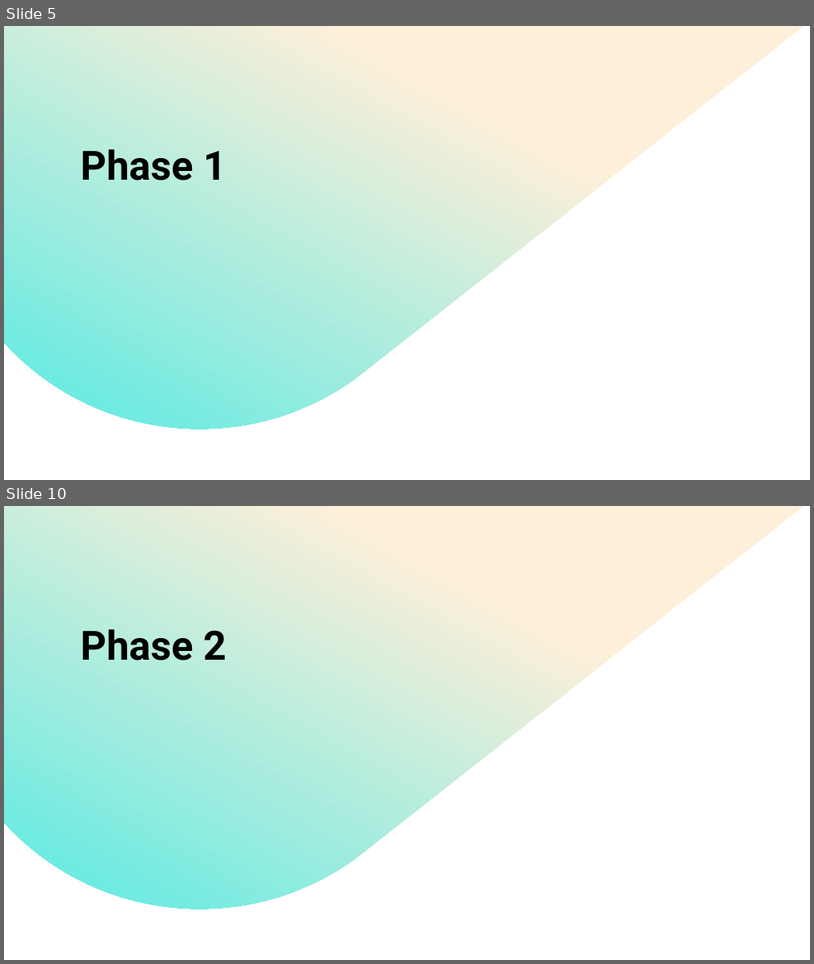
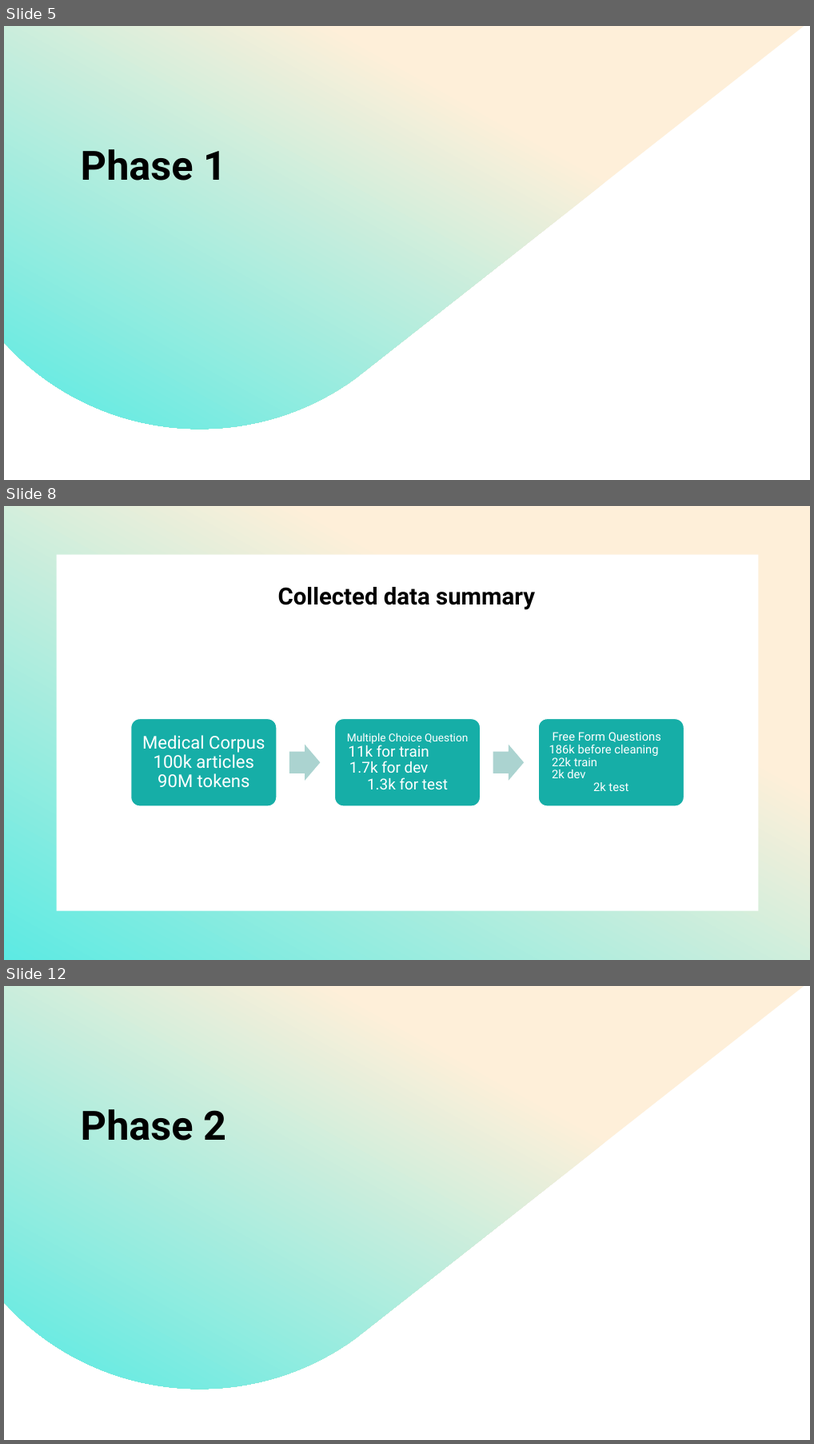
Before and after one commit to Mehrdadghassabi/Gaokerena-R, a slide deck: assets/thesis_documents/presentaion/Presentation 10.pptx. Shown one above the other, each under a label of ours: slides 5 and 10 before the commit, slides 5, 8 and 12 after it; the slides between them are not shown. The pictures are 814x964 and 814x1444 pixels, drawn with LibreOffice and Linux fonts; fonts in the diff are those of the drawing. Boxes give left, top, right and bottom in pixels: in the first picture for what was removed or moved away, otherwise in the second. Text is boxed around its words. In the diff, an @@ line names an element or a change of style, - is before the commit and + after.

```diff
--- a/assets/thesis_documents/presentaion/Presentation 10.pptx
+++ b/assets/thesis_documents/presentaion/Presentation 10.pptx
@@ slide 8 added at [4, 506, 810, 960], background #FFFFFF @@
@@ freeform shape added at [4, 506, 810, 960], fill gradient #FEEFD9 to #58EAE3 @@
@@ rectangle added at [57, 554, 759, 911], fill #FFFFFF @@
@@ title added at [278, 587, 535, 610], 28 pt, text #000000, bold @@
+Collected data summary
@@ group added at [131, 718, 685, 805]: 3 rounded rectangles, 3 texts, 2 right arrows @@
+Medical Corpus 100k articles 90M tokens
+Multiple Choice Question 11k for train 1.7k for dev 1.3k for test
+Free Form Questions 186k before cleaning 22k train 2k dev 2k test
@@ what was slide 10 is now slide 12 @@
```
Also in this commit, not shown: 9 slides changed, 4 other slides added, 1 other file.
